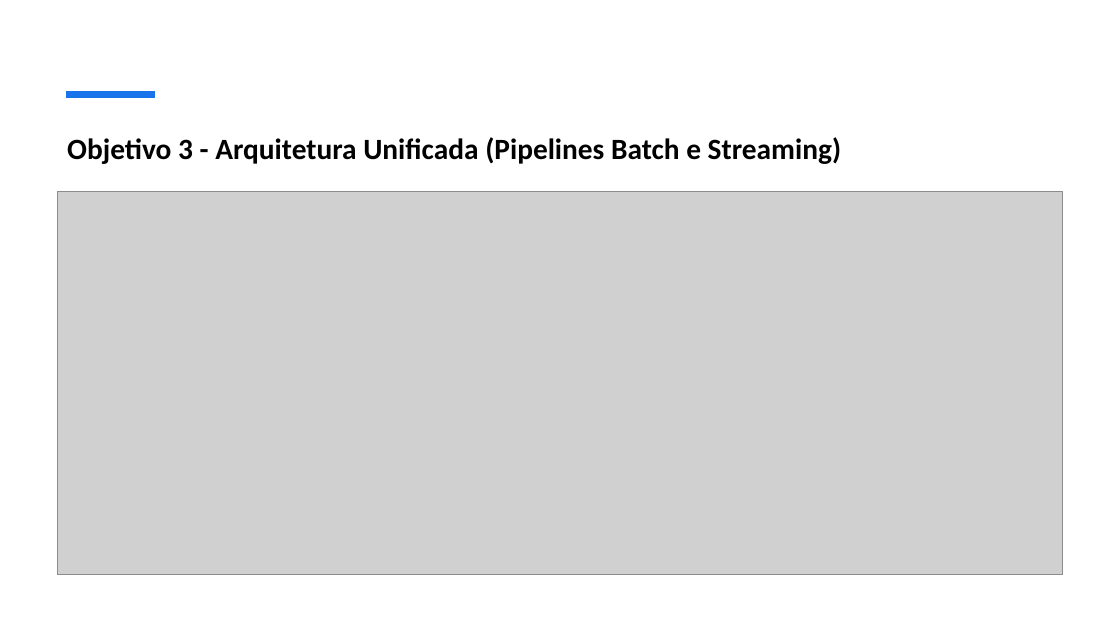
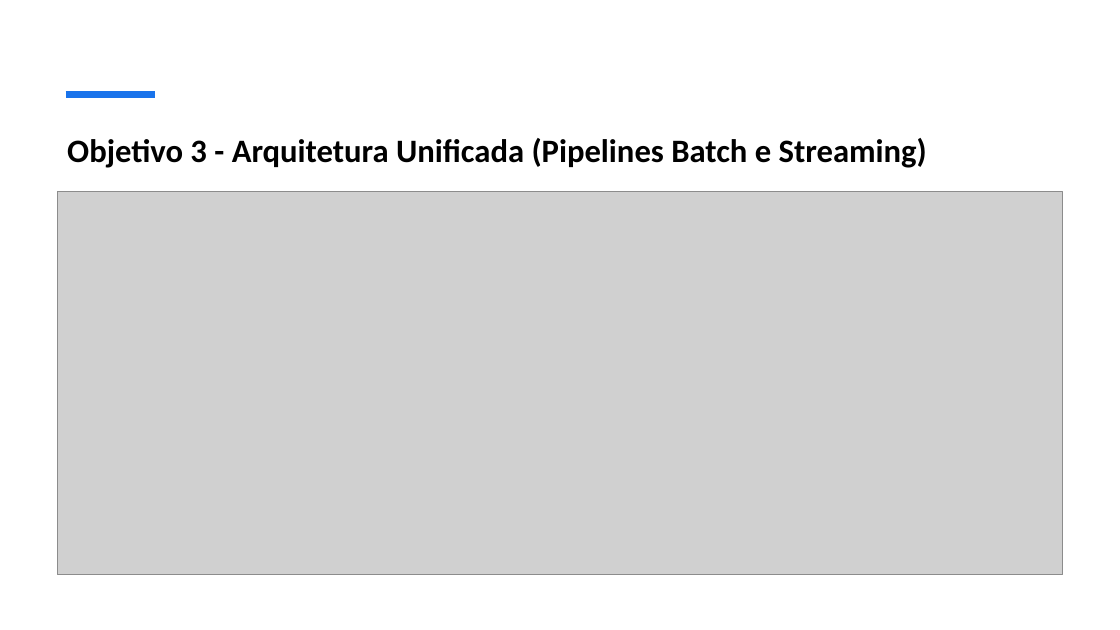
Before and after one commit to guilhermepepa/FIA-Projeto-Final, a slide deck: slide 7 of documentacoes/Apresentação_Projeto_Final.pptx. Drawn at 1120x630 pixels with LibreOffice and Linux fonts; fonts in the diff are those of the drawing; grey boxes stand for pictures. Boxes give left, top, right and bottom in pixels: in the first picture for what was removed or moved away, otherwise in the second. Text is boxed around its words. In the diff, an @@ line names an element or a change of style, - is before the commit and + after.

```diff
--- a/documentacoes/Apresentação_Projeto_Final.pptx
+++ b/documentacoes/Apresentação_Projeto_Final.pptx
@@ title "Objetivo 3 - Arquitetura Unificada ..." at (x1=67, y1=138, x2=927, y2=168): size 25.2 to 28 pt @@
```
Also in this commit, not shown: 5 other slides changed, 2 other files.
